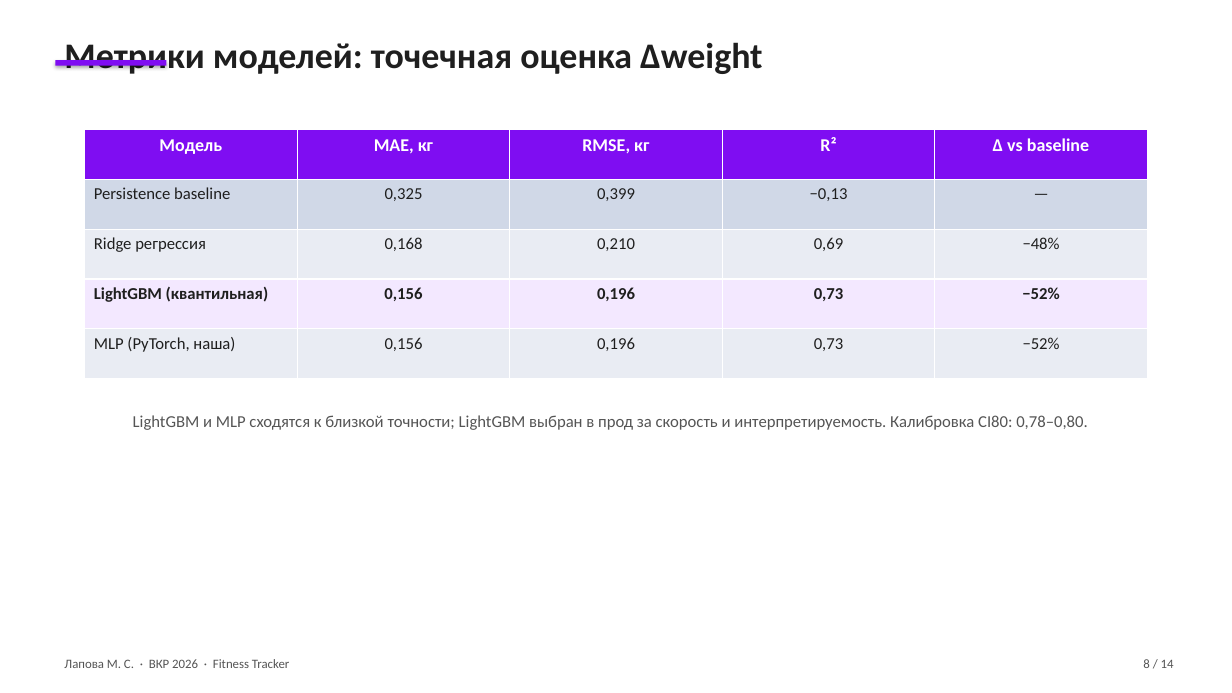
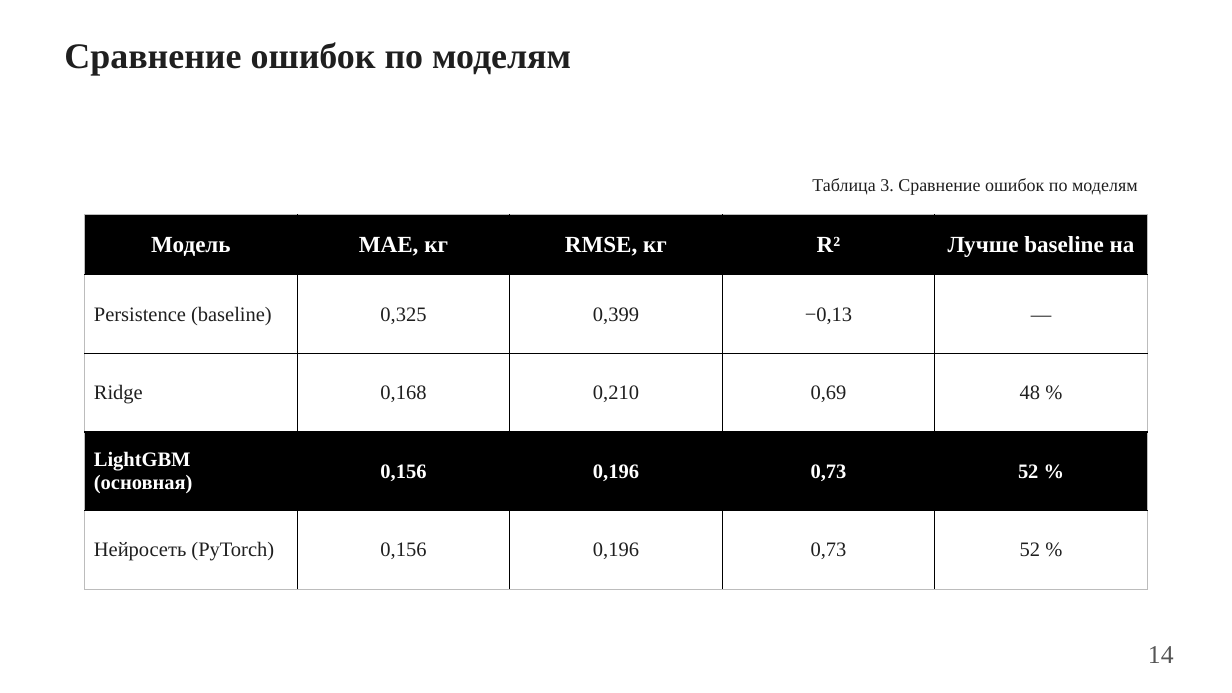
Before and after one commit to geox55/fitness-tracker, a slide deck: slide 14 of docs/thesis/presentation-maria.pptx (slide 8 before the commit). Drawn at 1232x693 pixels with LibreOffice and Linux fonts; fonts in the diff are those of the drawing. Boxes give left, top, right and bottom in pixels: in the first picture for what was removed or moved away, otherwise in the second. Text is boxed around its words. In the diff, an @@ line names an element or a change of style, - is before the commit and + after.

```diff
--- a/docs/thesis/presentation-maria.pptx
+++ b/docs/thesis/presentation-maria.pptx
@@ text at box(64, 42, 571, 75): text changed; font Calibri to Times New Roman @@
-Метрики моделей: точечная оценка Δweight
+Сравнение ошибок по моделям
@@ rectangle removed at box(55, 60, 166, 66) @@
@@ text added at box(812, 178, 1138, 195), 14 pt, text #1F1F1F @@
+Таблица 3. Сравнение ошибок по моделям
@@ table at box(85, 215, 1148, 590) @@
-row 1, column 5: Δ vs baseline
+row 1, column 5: Лучше baseline на
-row 2, column 1: Persistence baseline
+row 2, column 1: Persistence (baseline)
-row 3, column 1: Ridge регрессия
+row 3, column 1: Ridge
-row 3, column 5: −48%
+row 3, column 5: 48 %
-row 4, column 1: LightGBM (квантильная)
+row 4, column 1: LightGBM (основная)
-row 4, column 5: −52%
+row 4, column 5: 52 %
-row 5, column 1: MLP (PyTorch, наша)
+row 5, column 1: Нейросеть (PyTorch)
-row 5, column 5: −52%
+row 5, column 5: 52 %
@@ fill #7F0DF2 to #000000 in row 1 @@
@@ fill #D0D8E8 to #FFFFFF in row 2 @@
@@ fill #E9EDF4 to #FFFFFF in 10 cells @@
@@ fill #F3E8FF to #000000 in row 4 @@
@@ size 14 to 18 pt in "Модель", "MAE, кг", "RMSE, кг", "R²" @@
@@ font Calibri to Times New Roman in "Модель", "MAE, кг", "RMSE, кг", "R²" and 13 more places @@
@@ size 13 to 16 pt in "0,325", "0,399", "−0,13", "—" and 9 more places @@
@@ text colour #1F1F1F to #FFFFFF in "0,156", "0,196", "0,73" @@
@@ borders changed @@
@@ table: place and size @@
-table at box(85, 129, 1148, 379)
+table at box(85, 215, 1148, 590)
@@ text removed at box(133, 415, 1087, 430) @@
-LightGBM и MLP сходятся к близкой точности; LightGBM выбран в прод за скорость и интерпретируемость. Калибровка CI80: 0,78–0,80.
@@ text removed at box(64, 659, 289, 668) @@
-Лапова М. С. · ВКР 2026 · Fitness Tracker
@@ text at box(1148, 646, 1174, 663): text changed; size 10 to 20 pt; font Calibri to Times New Roman @@
-8 / 14
+14
```
Also in this commit, not shown: 16 slides added, 13 slides removed, 49 other files.
